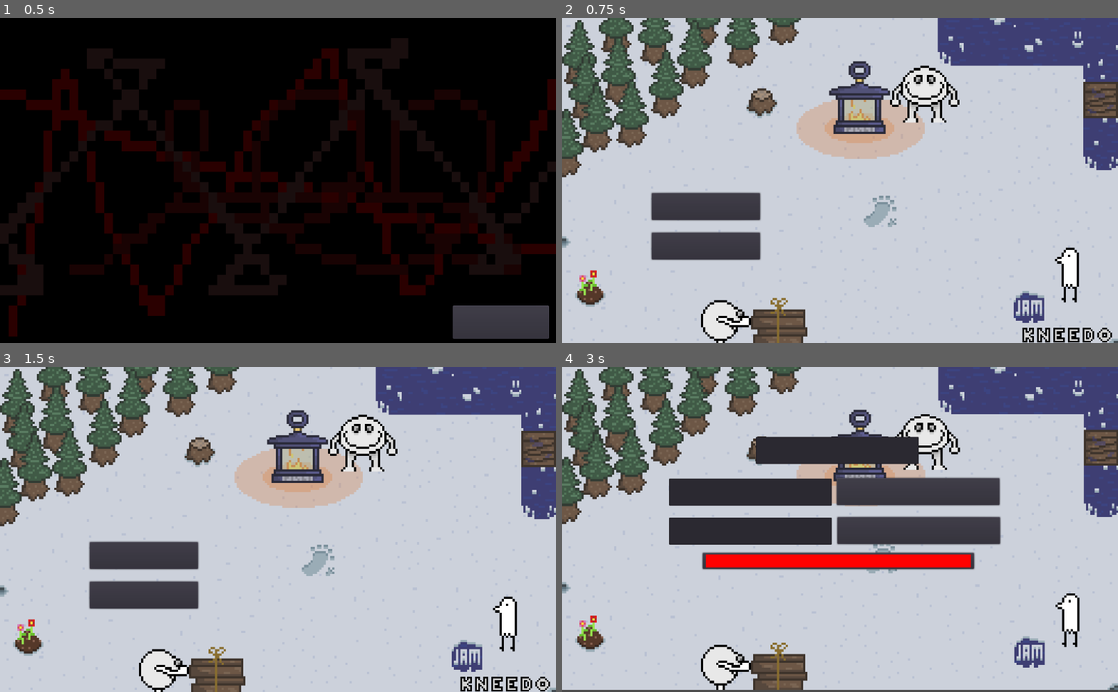
Above: before the commit, frames 1-4 (two rows, left to right).
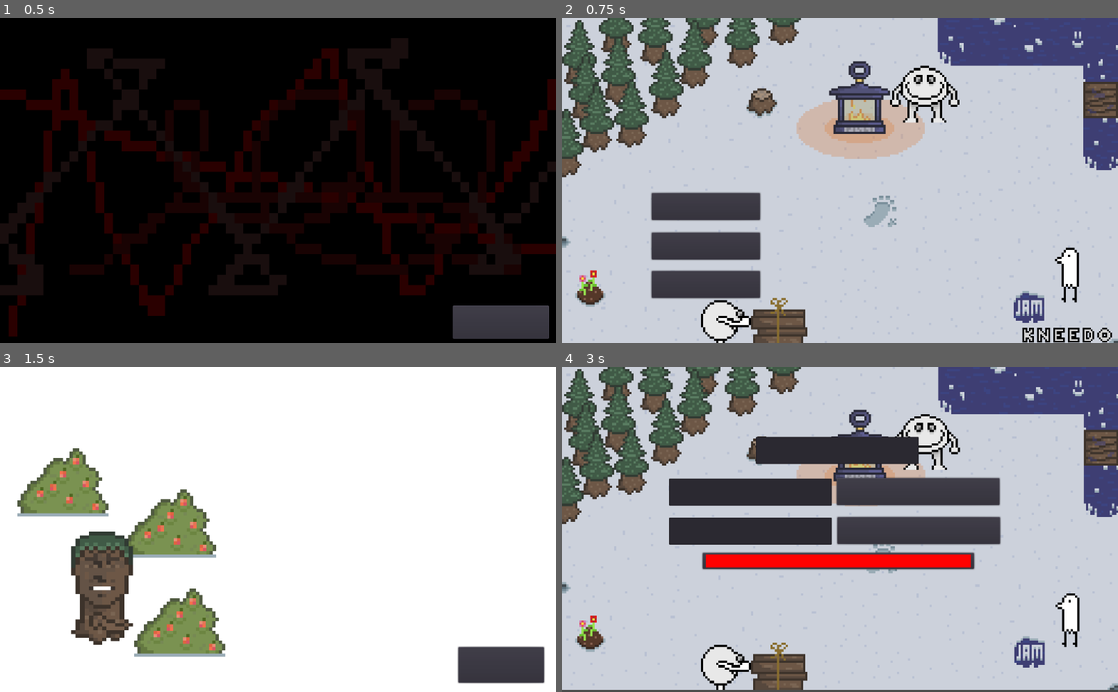
Above: after the commit, the same moments.

Repository: rchin157/gamejamNov2020
Game: Godot game, scene res://Level/Test Multiplayer.tscn
The game is run twice, just before and just after one commit, with the same random seed, the same clock (stepped at 60 frames per second) and the same inputs. This scene is started directly instead of the project's main scene. Sound files missing from this copy of the repository are replaced by a short silence.
Inputs (mouse positions are in pixels of both pictures, inside the frame that each line leads up to):
- Up to frame 1 (0.5 s): no input
- Up to frame 2 (0.75 s): click "Back to Main" at 0.5 s
- Up to frame 3 (1.5 s): click (144, 633) at 1.25 s, where only the run after the commit has a clickable "Qinoo Qount"
- Up to frame 4 (3 s): click (1062, 666) at 2.02 s; click "Start" at 2.75 s

Frame 1 is identical in both runs. In frame 2, 1.8% of the frame differs, in the area x 16-36%, y 77-87%; in frame 3, 98%, in the area x 0-100%, y 0-100%; in frame 4, nothing differs.

Commit message:
Bragging just got easier
added a tracker for in game stats
harder to edit than ROR2

Diff:
--- a/Level/Main Menu.tscn
+++ b/Level/Main Menu.tscn
@@ -40,7 +40,7 @@
 position = Vector2( 944.35, 584.301 )
 scale = Vector2( 3, 3 )
 frames = ExtResource( 1 )
-frame = 81
+frame = 85
 playing = true
 
 [node name="start" type="Button" parent="."]
@@ -50,6 +50,20 @@
 margin_bottom = 373.269
 custom_fonts/font = SubResource( 1 )
 text = "Start"
+__meta__ = {
+"_edit_use_anchors_": false
+}
+
+[node name="stats" type="Button" parent="."]
+margin_left = 165.0
+margin_top = 467.269
+margin_right = 365.0
+margin_bottom = 517.269
+custom_fonts/font = SubResource( 1 )
+text = "Qinoo Qount"
+__meta__ = {
+"_edit_use_anchors_": false
+}
 
 [node name="info" type="Button" parent="."]
 margin_left = 165.0
@@ -72,4 +86,5 @@
 "_edit_use_anchors_": false
 }
 [connection signal="pressed" from="start" to="." method="_on_start_pressed"]
+[connection signal="pressed" from="stats" to="." method="_on_stats_pressed"]
 [connection signal="pressed" from="info" to="." method="_on_info_pressed"]
--- /dev/null
+++ b/Level/Stats.tscn
@@ -0,0 +1,102 @@
+[gd_scene load_steps=7 format=2]
+
+[ext_resource path="res://Scripts/Stats.gd" type="Script" id=1]
+[ext_resource path="res://Fonts/SCE-PS3 Rodin LATIN Regular.ttf" type="DynamicFontData" id=2]
+[ext_resource path="res://Entities/Beta.tscn" type="PackedScene" id=3]
+[ext_resource path="res://Sprites/BerryLoaded.png" type="Texture" id=4]
+[ext_resource path="res://Sprites/trees/Treeno.png" type="Texture" id=5]
+
+[sub_resource type="DynamicFont" id=1]
+size = 24
+outline_color = Color( 0, 0, 0, 1 )
+font_data = ExtResource( 2 )
+
+[node name="Control" type="Control"]
+anchor_right = 1.0
+anchor_bottom = 1.0
+script = ExtResource( 1 )
+__meta__ = {
+"_edit_use_anchors_": false
+}
+
+[node name="ColorRect" type="ColorRect" parent="."]
+margin_right = 1024.0
+margin_bottom = 600.0
+__meta__ = {
+"_edit_use_anchors_": false
+}
+
+[node name="return" type="Button" parent="."]
+margin_left = 844.391
+margin_top = 517.367
+margin_right = 1002.39
+margin_bottom = 583.367
+__meta__ = {
+"_edit_use_anchors_": false
+}
+
+[node name="RichTextLabel" type="RichTextLabel" parent="."]
+margin_left = 63.0
+margin_top = 54.0
+margin_right = 955.0
+margin_bottom = 240.0
+custom_fonts/normal_font = SubResource( 1 )
+custom_colors/default_color = Color( 0, 0, 0, 1 )
+text = "Look upon my works
+ye mighty"
+__meta__ = {
+"_edit_use_anchors_": false
+}
+
+[node name="BigPP" type="RichTextLabel" parent="."]
+margin_left = 430.0
+margin_top = 104.0
+margin_right = 1322.0
+margin_bottom = 497.0
+custom_fonts/normal_font = SubResource( 1 )
+custom_colors/default_color = Color( 0, 0, 0, 1 )
+__meta__ = {
+"_edit_use_anchors_": false
+}
+
+[node name="TextureRect" type="TextureRect" parent="."]
+margin_left = 20.4975
+margin_top = 90.082
+margin_right = 60.4975
+margin_bottom = 130.082
+rect_scale = Vector2( 6, 6 )
+texture = ExtResource( 4 )
+__meta__ = {
+"_edit_use_anchors_": false
+}
+
+[node name="TextureRect2" type="TextureRect" parent="."]
+margin_left = 234.6
+margin_top = 348.541
+margin_right = 274.6
+margin_bottom = 388.541
+rect_scale = Vector2( 6, 6 )
+texture = ExtResource( 4 )
+__meta__ = {
+"_edit_use_anchors_": false
+}
+
+[node name="TextureRect3" type="TextureRect" parent="."]
+margin_left = 218.011
+margin_top = 165.517
+margin_right = 258.011
+margin_bottom = 205.517
+rect_scale = Vector2( 6, 6 )
+texture = ExtResource( 4 )
+
+[node name="Beta" parent="." instance=ExtResource( 3 )]
+position = Vector2( 199, 379 )
+
+[node name="Beta2" parent="." instance=ExtResource( 3 )]
+position = Vector2( 205, 453 )
+
+[node name="Sprite" type="Sprite" parent="."]
+position = Vector2( 188, 412 )
+scale = Vector2( 4.0625, 3.375 )
+texture = ExtResource( 5 )
+[connection signal="pressed" from="return" to="." method="_on_return_pressed"]
--- a/Scripts/Beta.gd
+++ b/Scripts/Beta.gd
@@ -119,6 +119,14 @@
 	Music.toggleSong(6,true)
 	return .action_tick(tooltime,delta)
 
+func bounce_back(step :float):
+	set_position(Vector2(get_position().x+step,get_position().y))
+	#move_and_slide(Vector2(step,0))
+	if (get_position().x < -50):
+		MultiplayerManager.missP += 1
+		_dispose()
+	pass
+
 func action_finish(rem: bool):
 	print('generic task complete notification')
 #	var drop = MultiplayerManager.itemSpawner.instance();
@@ -130,6 +138,8 @@
 	drop.toggleFood()
 	get_parent().add_child(drop)
 
+	MultiplayerManager.Pded+=1
+
 	Music.toggleSong(6,false)
 	if(MultiplayerManager.isConnected() and !rem):
 		action_finish_remote();
--- a/Scripts/Item.gd
+++ b/Scripts/Item.gd
@@ -26,6 +26,7 @@
 	pass
 
 func setCooked():
+	MultiplayerManager.foods_cooked+=1
 	Music.playSFX(3)
 	cooked = true;
 	animator.set_frame(1)
--- a/Scripts/Level.gd
+++ b/Scripts/Level.gd
@@ -112,6 +112,7 @@
 # Called when the node enters the scene tree for the first time.
 func _ready():
 	MultiplayerManager.level = self
+	MultiplayerManager.cellsPassed = 0
 	if MultiplayerManager.random_seed != null:
 		rng.seed = MultiplayerManager.random_seed
 	else:
@@ -203,6 +204,7 @@
 	if isSetPiece:
 		setPieceProgress -= 1
 		cellsPassed += 1
+		MultiplayerManager.cellsPassed+=1
 		if setPieceProgress == 0:
 			isSetPiece = false
 		return
@@ -228,6 +230,7 @@
 			tileImgs[front - 2][j] = watertile
 			tilemap.set_cell(front - 2,j,watertile)
 	cellsPassed += 1
+	MultiplayerManager.cellsPassed+=1
 	if cellsPassed % 40 == 0 and rng.randi() % 2 == 0:
 		#print("SETPIECE ADDED")
 		addSetpiece(rng.randi_range(1,2))
--- a/Scripts/Lose.gd
+++ b/Scripts/Lose.gd
@@ -11,6 +11,7 @@
 	txt.text = MultiplayerManager.endingText[MultiplayerManager.loseCondtion]
 	Music.stopAll()
 	Music.playSFX(6)
+	MultiplayerManager.game_ended(false)
 	pass # Replace with function body.
 
 # Called every frame. 'delta' is the elapsed time since the previous frame.
--- a/Scripts/Main Menu.gd
+++ b/Scripts/Main Menu.gd
@@ -24,3 +24,8 @@
 func _on_info_pressed():
 	get_tree().change_scene("res://Level/Info.tscn")
 	pass # Replace with function body.
+
+
+func _on_stats_pressed():
+	get_tree().change_scene("res://Level/Stats.tscn")
+	pass # Replace with function body.
--- a/Scripts/MultiplayerManage.gd
+++ b/Scripts/MultiplayerManage.gd
@@ -21,6 +21,20 @@
 var colorList = [Color(1,1,1),Color(1,1,1)];
 var names = ["basic","basic"]
 
+#BIG PP Variables
+var wins
+var distance_travelled
+var longest_d
+var foods_cooked
+var deaths
+var missP
+var Pded
+var treeChop
+
+#Spaghett
+var cellsPassed = 24
+
+
 # Called when the node enters the scene tree for the first time.
 func _ready():
 	get_tree().connect("network_peer_connected",self,"_player_connected")
@@ -29,8 +43,14 @@
 	get_tree().connect("connection_failed", self, "_connected_fail")
 	get_tree().connect("server_disconnected", self, "_server_disconnected")
 	itemSpawner = preload("res://Entities/Item.tscn")
+	read_PP_file()
+	print(treeChop)
+
 func set_id(name: String):
 	id = name
+
+
+
 
 func createServer(port: int):
 	peer = NetworkedMultiplayerENet.new();
@@ -84,6 +104,54 @@
 			PunPun.animator.set_animation(animation)
 			PunPun.set_position(position)
 
+func game_ended(win: bool):
+	if(win):
+		MultiplayerManager.wins+=1
+	else:
+		deaths+=1
+	distance_travelled+=cellsPassed
+	if(cellsPassed > longest_d):
+		longest_d = cellsPassed
+	write_PP()
+
+
+func write_PP():
+	var PP = File.new()
+	PP.open("user://savegame.save",File.WRITE)
+	PP.store_32(wins)
+	PP.store_32(distance_travelled)
+	PP.store_32(longest_d)
+	PP.store_32(foods_cooked)
+	PP.store_32(deaths)
+	PP.store_32(missP)
+	PP.store_32(Pded)
+	PP.store_32(treeChop)
+	PP.close()
+
+func read_PP_file():
+	var PP = File.new()
+	if PP.file_exists("user://savegame.save"):
+		PP.open("user://savegame.save",File.READ)
+		wins = PP.get_32()
+		distance_travelled = PP.get_32()
+		longest_d = PP.get_32()
+		foods_cooked = PP.get_32()
+		deaths = PP.get_32()
+		missP = PP.get_32()
+		Pded = PP.get_32()
+		treeChop = PP.get_32()
+		PP.close()
+	else:
+		wins = 0
+		distance_travelled = 0
+		longest_d = 0
+		foods_cooked = 0
+		deaths = 0
+		missP = 0
+		Pded = 0
+		treeChop = 0
+	pass
+
 remote func add_to_lobby(id: String, num: int, color):
 	connected = true
 	openingMenu.set_player(id,num,color);
--- /dev/null
+++ b/Scripts/Stats.gd
@@ -0,0 +1,31 @@
+extends Control
+
+
+# Declare member variables here. Examples:
+# var a = 2
+# var b = "text"
+
+
+# Called when the node enters the scene tree for the first time.
+func _ready():
+	var biggestPP = get_node("BigPP")
+	biggestPP.set_text(
+		"TOTAL WINS: "+str(MultiplayerManager.wins)+
+		"\n\nTOTAL DISTANCE TRAVELLED: "+str(MultiplayerManager.distance_travelled)+
+		"\n\nSO TASTIES: "+str(MultiplayerManager.foods_cooked)+
+		"\n\nOONGLES FILTERED: "+str(MultiplayerManager.deaths)+
+		"\n\nPUNPUNS SPARED: "+str(MultiplayerManager.missP)+
+		"\n\nOYASUMI PUNPUNS: "+str(MultiplayerManager.Pded)+
+		"\n\nTREES PLANTED: "+str(-MultiplayerManager.treeChop)+
+		"\n\nFURTHEST KINO: "+str(MultiplayerManager.longest_d)
+	)
+	pass # Replace with function body.
+
+
+# Called every frame. 'delta' is the elapsed time since the previous frame.
+#func _process(delta):
+#	pass
+
+func _on_return_pressed():
+	get_tree().change_scene("res://Level/Main Menu.tscn")
+	pass # Replace with function body.
--- a/Scripts/Tree.gd
+++ b/Scripts/Tree.gd
@@ -33,7 +33,7 @@
 		return 7
 
 func _dispose():
-	Music.playSFX(5)
+
 	._dispose()
 
 func action_tick(tooltime,delta):
@@ -49,6 +49,9 @@
 	Music.toggleSong(2,false)
 	if(MultiplayerManager.isConnected() and !rem):
 		action_finish_remote();
+	if !rem:
+		MultiplayerManager.treeChop +=1
+	Music.playSFX(5)
 	_dispose()
 	return
 
--- a/Scripts/Win.gd
+++ b/Scripts/Win.gd
@@ -11,6 +11,7 @@
 
 # Called when the node enters the scene tree for the first time.
 func _ready():
+	MultiplayerManager.game_ended(true)
 	animator.frame = 0
 	Music.stopAll()
 	Music.playSFX(7)
Not shown, changed: export_presets.cfg
